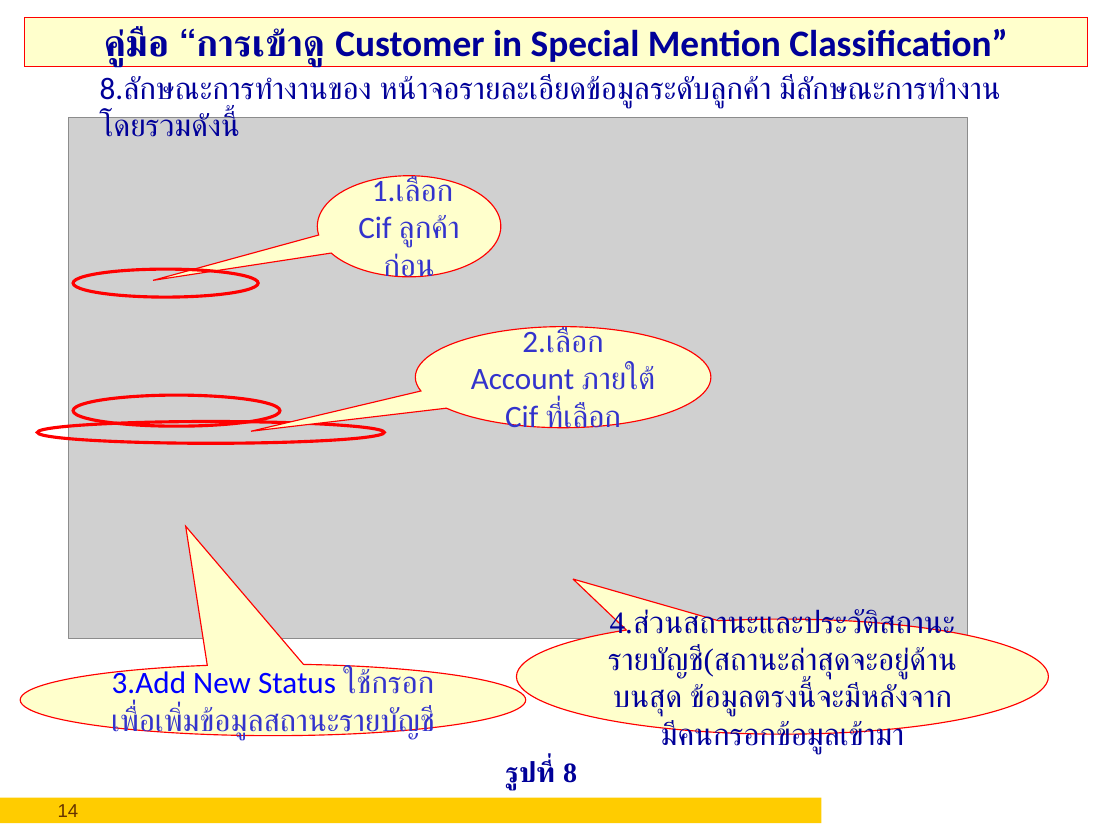
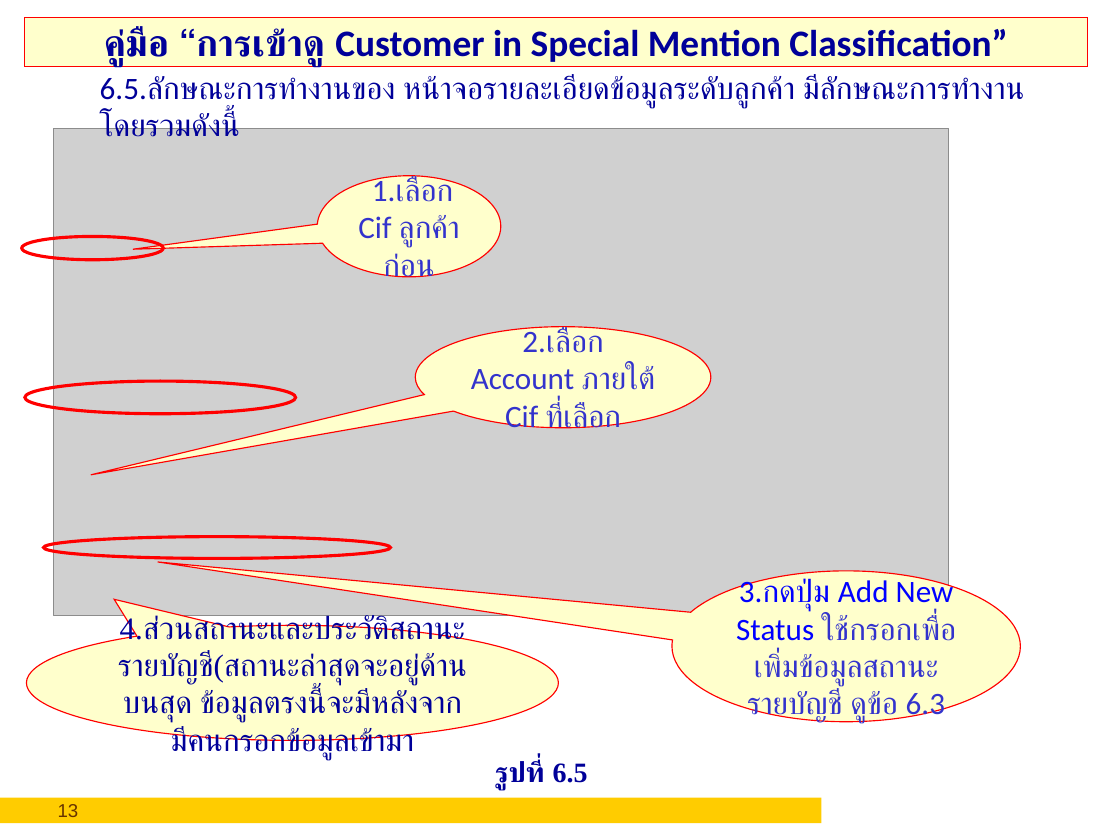
Before and after one commit to asynchronos/Special_Mention_SVN_MIGRATE, a slide deck: slide 13 of Downloads/คู่มือวิธีการกรอกSpecialMention.ppt (slide 14 before the commit). Drawn at 1120x840 pixels with LibreOffice and Linux fonts; fonts in the diff are those of the drawing; grey boxes stand for pictures; background and template pictures are left out. Boxes give left, top, right and bottom in pixels: in the first picture for what was removed or moved away, otherwise in the second. Text is boxed around its words. In the diff, an @@ line names an element or a change of style, - is before the commit and + after.

```diff
--- a/Downloads/คู่มือวิธีการกรอกSpecialMention.ppt
+++ b/Downloads/คู่มือวิธีการกรอกSpecialMention.ppt
@@ text at bbox=[100, 75, 1025, 137]: text changed @@
-8.ลักษณะการทำงานของ หน้าจอรายละเอียดข้อมูลระดับลูกค้า มีลักษณะการทำงานโดยรวมดังนี้
+6.5.ลักษณะการทำงานของ หน้าจอรายละเอียดข้อมูลระดับลูกค้า มีลักษณะการทำงานโดยรวมดังนี้
@@ picture: place and size @@
-picture at bbox=[68, 118, 968, 638]
+picture at bbox=[54, 129, 950, 616]
@@ ellipse: place and size @@
-ellipse at bbox=[73, 269, 258, 297]
+ellipse at bbox=[21, 236, 162, 260]
@@ ellipse: place and size @@
-ellipse at bbox=[73, 395, 280, 427]
+ellipse at bbox=[25, 381, 296, 413]
@@ ellipse: place and size @@
-ellipse at bbox=[37, 421, 384, 442]
+ellipse at bbox=[44, 536, 391, 558]
@@ proportions changed in 4 elements at bbox=[317, 176, 501, 277], bbox=[416, 327, 711, 428], bbox=[27, 625, 559, 740], bbox=[672, 571, 1020, 722] @@
@@ speech bubble "3.กดปุ่ม Add New Status ใช้กรอกเพื่อเพิ่มข้อมูลสถานะรายบัญชี ...": place and size @@
-speech bubble "3.กดปุ่ม Add New Status ใช้กรอกเพื่อเพิ่มข้อมูลสถานะรายบัญชี ..." at bbox=[20, 664, 525, 736]
+speech bubble "3.กดปุ่ม Add New Status ใช้กรอกเพื่อเพิ่มข้อมูลสถานะรายบัญชี ..." at bbox=[672, 571, 1020, 722]
@@ text in speech bubble at bbox=[736, 576, 956, 723]: text changed @@
-3.Add New Status ใช้กรอกเพื่อเพิ่มข้อมูลสถานะรายบัญชี
+3.กดปุ่ม Add New Status ใช้กรอกเพื่อเพิ่มข้อมูลสถานะรายบัญชี ดูข้อ 6.3
@@ speech bubble "4.ส่วนสถานะและประวัติสถานะรายบัญชี(สถานะล่าสุดจะอยู่ด้านบนสุ ...": place and size @@
-speech bubble "4.ส่วนสถานะและประวัติสถานะรายบัญชี(สถานะล่าสุดจะอยู่ด้านบนสุ ..." at bbox=[516, 619, 1048, 735]
+speech bubble "4.ส่วนสถานะและประวัติสถานะรายบัญชี(สถานะล่าสุดจะอยู่ด้านบนสุ ..." at bbox=[27, 625, 559, 740]
@@ text at bbox=[495, 760, 588, 790]: text changed @@
-รูปที่ 8
+รูปที่ 6.5
@@ page number at bbox=[58, 804, 79, 817]: text changed @@
-14
+13
```
Also in this commit, not shown: 9 other slides changed, 1 slide removed.
